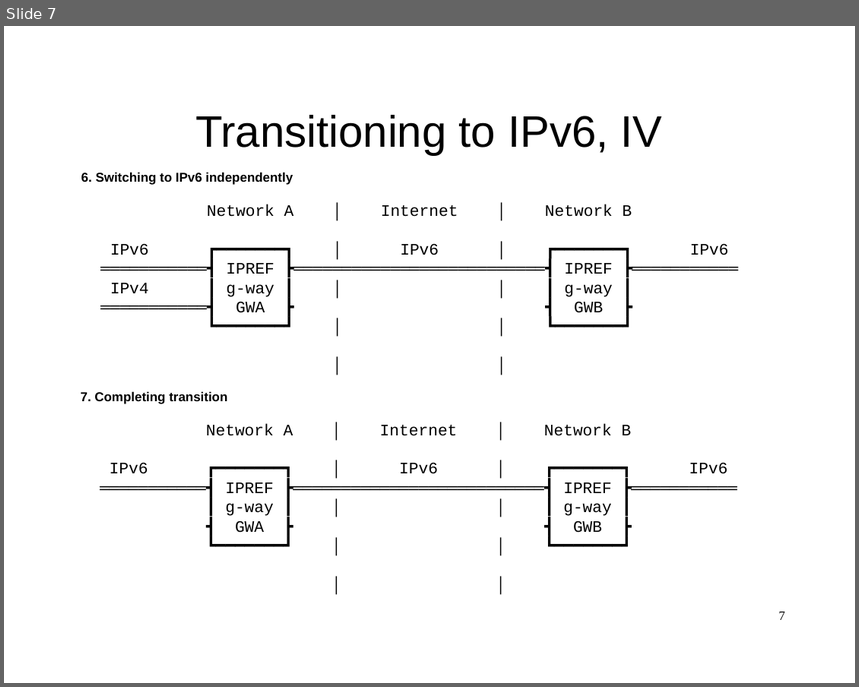
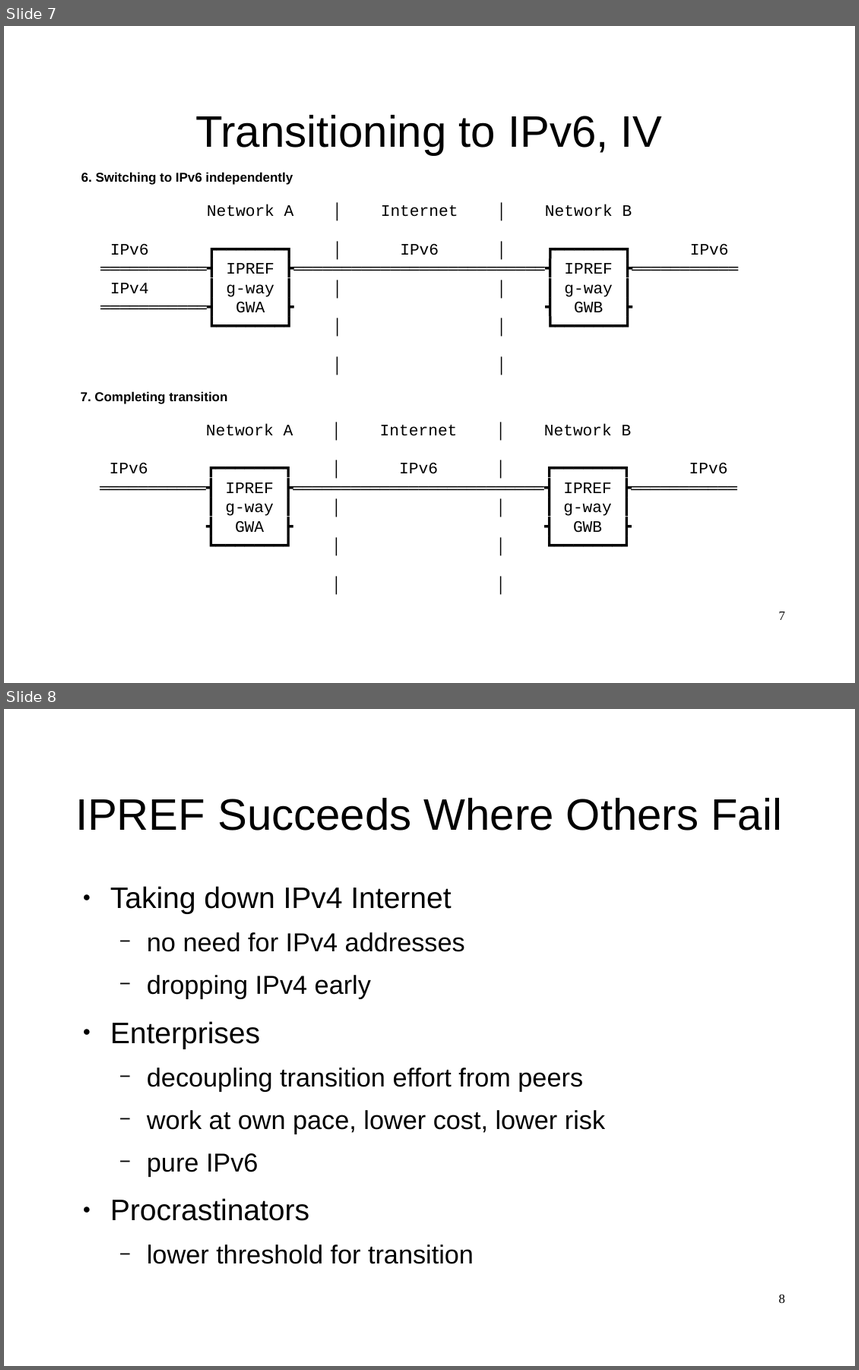
Before and after one commit to ipref/ietf, a slide deck: ipref.slides.ietf-118.prague.2023.odp. Shown one above the other, each under a label of ours: slide 7 before the commit, slides 7 and 8 after it. The pictures are 859x687 and 859x1370 pixels, drawn with LibreOffice and Linux fonts; fonts in the diff are those of the drawing. Boxes give left, top, right and bottom in pixels: in the first picture for what was removed or moved away, otherwise in the second. Text is boxed around its words. In the diff, an @@ line names an element or a change of style, - is before the commit and + after.

```diff
--- a/ipref.slides.ietf-118.prague.2023.odp
+++ b/ipref.slides.ietf-118.prague.2023.odp
@@ slide 8 added at bbox=[4, 709, 855, 1366], background #FFFFFF @@
@@ title added at bbox=[75, 798, 782, 831], 41.1 pt, text #000000 @@
+IPREF Succeeds Where Others Fail
@@ text added at bbox=[110, 886, 605, 1265], 24.2 pt, text #000000 @@
+● Taking down IPv4 Internet
+  − no need for IPv4 addresses
+  − dropping IPv4 early
+● Enterprises
+  − decoupling transition effort from peers
+  − work at own pace, lower cost, lower risk
+  − pure IPv6
+● Procrastinators
+  − lower threshold for transition
@@ page number added at bbox=[779, 1294, 785, 1303], 12 pt, text #000000 @@
+8
```
Also in this commit, not shown: 2 slides changed, 1 other slide added, 1 other file.
